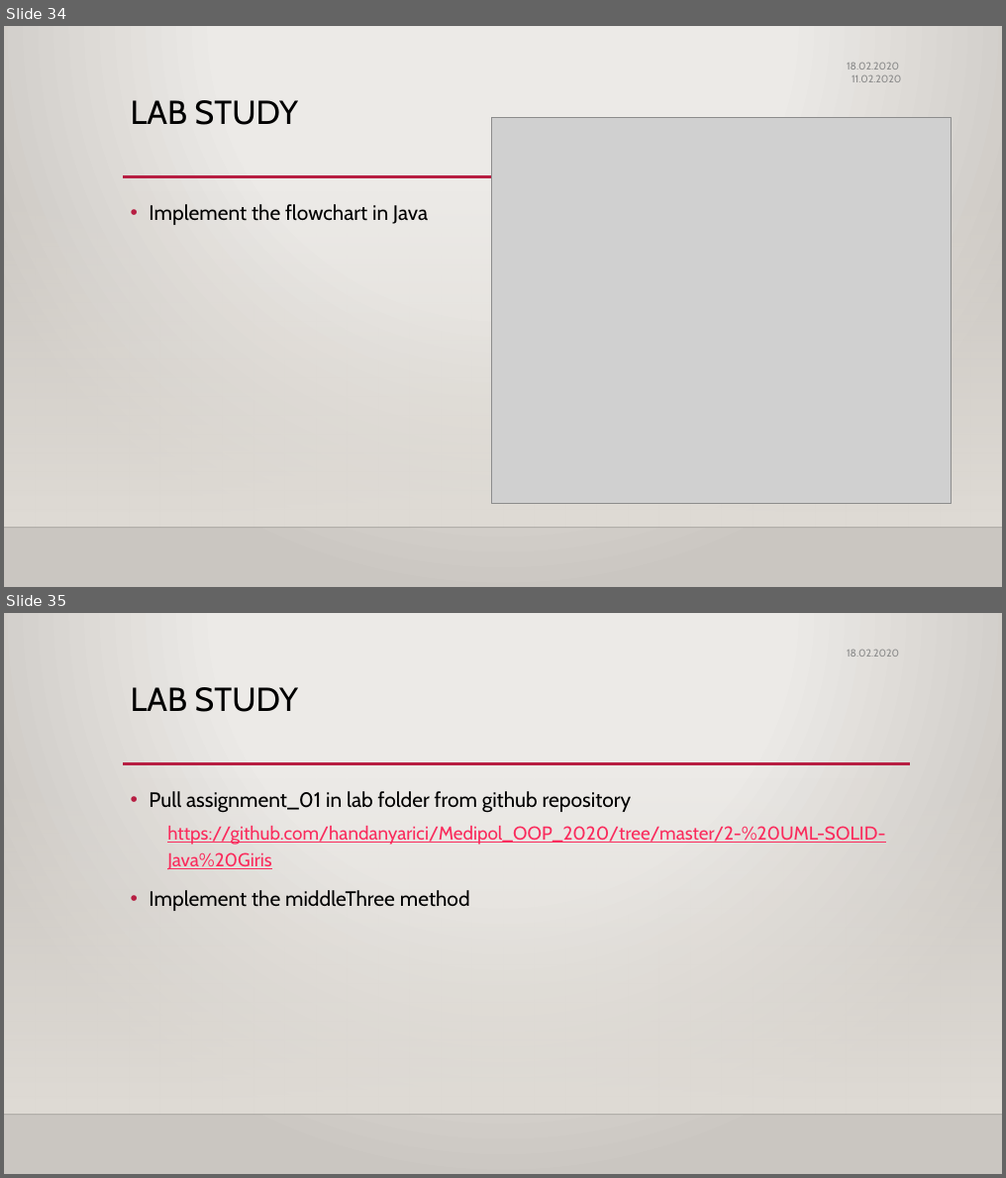
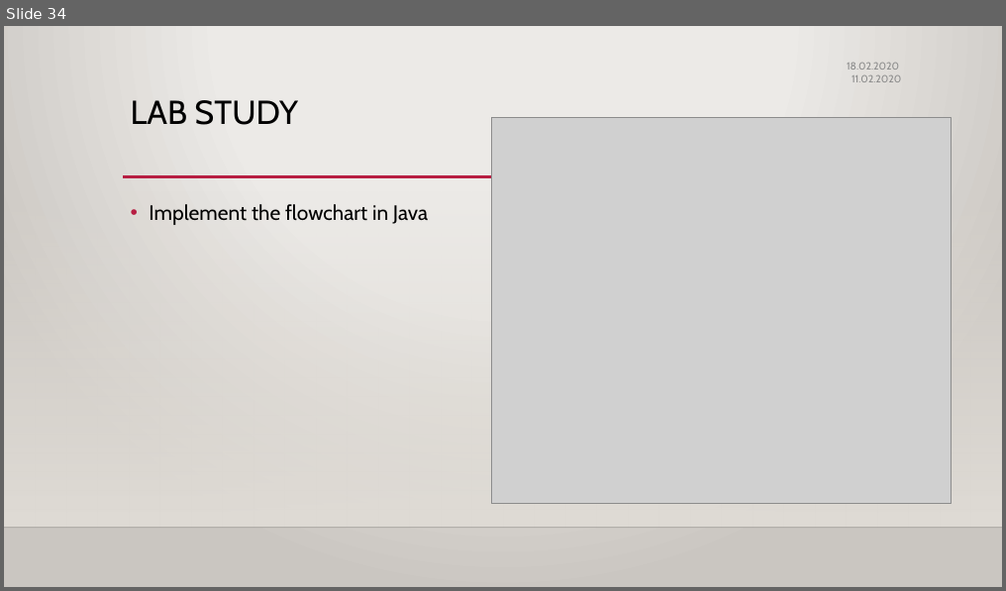
Before and after one commit to handanyarici/Medipol_OOP_2020, a slide deck: 2- UML-SOLID-Java Giris/w2_OOP_2020.pptx. Shown one above the other, each under a label of ours: slides 34 and 35 before the commit, slide 34 after it. The pictures are 1006x1178 and 1006x591 pixels, drawn with LibreOffice and Linux fonts; fonts in the diff are those of the drawing; grey boxes stand for pictures; background and template pictures are left out. Boxes give left, top, right and bottom in pixels: in the first picture for what was removed or moved away, otherwise in the second. Text is boxed around its words. In the diff, an @@ line names an element or a change of style, - is before the commit and + after.

```diff
--- a/2- UML-SOLID-Java Giris/w2_OOP_2020.pptx
+++ b/2- UML-SOLID-Java Giris/w2_OOP_2020.pptx
@@ slide 35 removed at [4,613,1002,1174], background gradient #ECEAE7 to #CAC7C1; not listed: 3 template elements that a slide beside it also shows @@
@@ text removed at [846,650,899,657] @@
-18.02.2020
@@ title removed at [131,687,298,712] @@
-LAB STUDY
@@ text removed at [149,791,885,911] @@
-• Pull assignment_01 in lab folder from github repository
-  https://github.com/handanyarici/Medipol_OOP_2020/tree/master/2-%20UML-SOLID-Java%20Giris
-• Implement the middleThree method
```
Also in this commit, not shown: 3 other files.
